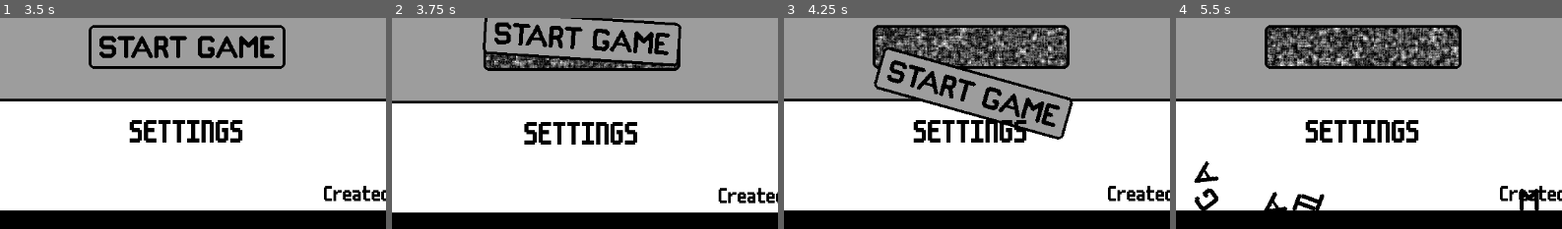
Above: before the commit, frames 1-4 (left to right).
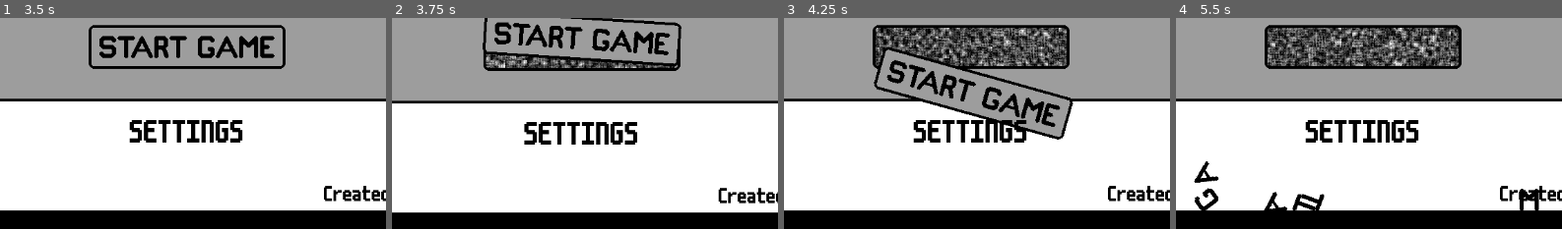
Above: after the commit, the same moments.

Repository: conor-wilson/secret-sapphire
Game: Godot game, scene res://scenes/main.tscn
Same seed, same stepped clock (60 frames per second), same inputs: the game is played once before the commit and once after it.
Inputs (mouse positions are % of the whole screen's width and height, from its top left):
- Up to frame 1 (3.5 s): tap Enter at 0.5 s; move the mouse to (49, 38) at 0.52 s; click (49, 38) at 0.6 s; click "SETTINGS" at 1.25 s; click "BACK" at 2 s; tap Space at 2.75 s; move the mouse to (49, 38) at 2.77 s; click (49, 38) at 2.85 s
- Up to frame 2 (3.75 s): tap Enter at 3.5 s; move the mouse to (49, 56) at 3.52 s; click (49, 56) at 3.6 s
- Up to frame 3 (4.25 s): no input
- Up to frame 4 (5.5 s): move the mouse to (6, 11) at 4.27 s; click (6, 11) at 4.35 s; move the mouse to (92, 11) at 5.02 s; click (92, 11) at 5.1 s
The pictures show only the part of the screen within x 25-75%, y 49-99%; the shares and areas given below are measured in that part.

Frame 1 is identical in both runs. In frame 2, 1.2% of the frame differs, in the area x 24-74%, y 17-24%; in frame 3, 5.1%; in frame 4, 5.9%, in the area x 23-74%, y 4-23%.

Commit message:
Added shrinking animation to hell bot

Diff:
--- a/let-me-play/scenes/help_bot.gd
+++ b/let-me-play/scenes/help_bot.gd
@@ -5,10 +5,13 @@
 const HELL_BOT_SHEET = preload("res://assets/art/HellBot-Sheet.png")
 
 var target:Marker2D
-@onready var blink_length:float = $Sprite2D/AnimationPlayer.get_animation("help_bot_idle").length
+@onready var blink_length:float = $AnimationPlayer.get_animation("help_bot_idle").length
 
 # Called when the node enters the scene tree for the first time.
 func _ready() -> void:
+
+	$IdleSprite.show()
+	$ShrinkingSprite.hide()
 
 	if target_markers.size() == 0:
 
@@ -32,20 +35,27 @@
 	var direction:Vector2 = (target.position - position).normalized()
 
 	position += direction * speed * delta
-#
-## TODO: This is purely for debugging. This function should be removed once it's
-## no-longer needed.
-#func _input(event: InputEvent) -> void:
-	#if event.is_action_pressed("debugbutton"):
-		#_animate_blink()
+
+# TODO: This is purely for debugging. This function should be removed once it's
+# no-longer needed.
+func _input(event: InputEvent) -> void:
+	if event.is_action_pressed("debugbutton"):
+		shrink()
 
 
 func _on_blink_timer_timeout() -> void:
-	$Sprite2D/AnimationPlayer.play("help_bot_idle")
+	$AnimationPlayer.play("help_bot_idle")
 	await get_tree().create_timer(blink_length).timeout
-	$Sprite2D/AnimationPlayer.play("RESET")
+	$AnimationPlayer.play("RESET")
 	$BlinkTimer.start(randf_range(0.0, 5.0))
 
 
 func become_evil():
-	$Sprite2D.texture = HELL_BOT_SHEET
+	$IdleSprite.show()
+	$IdleSprite.texture = HELL_BOT_SHEET
+
+func shrink():
+	$BlinkTimer.stop()
+	$IdleSprite.hide()
+	$ShrinkingSprite.show()
+	$AnimationPlayer.play("hell_bot_shrink")
--- a/let-me-play/scenes/help_bot.tscn
+++ b/let-me-play/scenes/help_bot.tscn
@@ -1,7 +1,11 @@
-[gd_scene load_steps=7 format=3 uid="uid://bcttde4rl6c7u"]
+[gd_scene load_steps=9 format=3 uid="uid://bcttde4rl6c7u"]
 
 [ext_resource type="Script" path="res://scenes/help_bot.gd" id="1_b6jo1"]
 [ext_resource type="Texture2D" uid="uid://1cwslcas3huc" path="res://assets/art/HelpBot-Sheet.png" id="1_nxjie"]
+[ext_resource type="Texture2D" uid="uid://o53y7lf7ihfd" path="res://assets/art/HellBot_Shrink-Sheet.png" id="3_2pc8o"]
+
+[sub_resource type="RectangleShape2D" id="RectangleShape2D_oh5jh"]
+size = Vector2(62, 62)
 
 [sub_resource type="Animation" id="Animation_yd1i7"]
 length = 0.001
@@ -12,6 +16,18 @@
 tracks/0/interp = 1
 tracks/0/loop_wrap = true
 tracks/0/keys = {
+"times": PackedFloat32Array(0),
+"transitions": PackedFloat32Array(1),
+"update": 1,
+"values": [0]
+}
+tracks/1/type = "value"
+tracks/1/imported = false
+tracks/1/enabled = true
+tracks/1/path = NodePath("../ShrinkingSprite:frame")
+tracks/1/interp = 1
+tracks/1/loop_wrap = true
+tracks/1/keys = {
 "times": PackedFloat32Array(0),
 "transitions": PackedFloat32Array(1),
 "update": 1,
@@ -35,14 +51,27 @@
 "values": [0, 0, 2, 3, 4, 5, 6, 7]
 }
 
+[sub_resource type="Animation" id="Animation_b6akb"]
+resource_name = "hell_bot_shrink"
+tracks/0/type = "value"
+tracks/0/imported = false
+tracks/0/enabled = true
+tracks/0/path = NodePath("../ShrinkingSprite:frame")
+tracks/0/interp = 1
+tracks/0/loop_wrap = true
+tracks/0/keys = {
+"times": PackedFloat32Array(0, 0.1, 0.2, 0.3, 0.4, 0.5, 0.6, 0.7, 0.8, 0.9),
+"transitions": PackedFloat32Array(1, 1, 1, 1, 1, 1, 1, 1, 1, 1),
+"update": 1,
+"values": [0, 1, 2, 3, 4, 5, 6, 7, 8, 9]
+}
+
 [sub_resource type="AnimationLibrary" id="AnimationLibrary_cgdud"]
 _data = {
 "RESET": SubResource("Animation_yd1i7"),
+"hell_bot_shrink": SubResource("Animation_b6akb"),
 "help_bot_idle": SubResource("Animation_pv5sx")
 }
-
-[sub_resource type="RectangleShape2D" id="RectangleShape2D_oh5jh"]
-size = Vector2(62, 62)
 
 [node name="HelpBot" type="Area2D"]
 collision_layer = 8
@@ -50,15 +79,15 @@
 script = ExtResource("1_b6jo1")
 metadata/_edit_group_ = true
 
-[node name="Sprite2D" type="Sprite2D" parent="."]
+[node name="IdleSprite" type="Sprite2D" parent="."]
 scale = Vector2(2, 2)
 texture = ExtResource("1_nxjie")
 hframes = 8
 
-[node name="AnimationPlayer" type="AnimationPlayer" parent="Sprite2D"]
-libraries = {
-"": SubResource("AnimationLibrary_cgdud")
-}
+[node name="ShrinkingSprite" type="Sprite2D" parent="."]
+scale = Vector2(2, 2)
+texture = ExtResource("3_2pc8o")
+hframes = 10
 
 [node name="CollisionShape2D" type="CollisionShape2D" parent="."]
 shape = SubResource("RectangleShape2D_oh5jh")
@@ -68,4 +97,10 @@
 one_shot = true
 autostart = true
 
+[node name="AnimationPlayer" type="AnimationPlayer" parent="."]
+root_node = NodePath("../IdleSprite")
+libraries = {
+"": SubResource("AnimationLibrary_cgdud")
+}
+
 [connection signal="timeout" from="BlinkTimer" to="." method="_on_blink_timer_timeout"]
--- a/let-me-play/scenes/secret_settings_menu.gd
+++ b/let-me-play/scenes/secret_settings_menu.gd
@@ -12,6 +12,8 @@
 	DialogueManager.new_dialogue_sequence($DialogueMarkers/CageDialogue.global_position, ["BLAH BLAH BLAH..."]) # TODO
 	await get_tree().create_timer(2.5).timeout
 	$HelpBot.become_evil()
+	await get_tree().create_timer(2.5).timeout
+	$HelpBot.shrink()
 
 func start_initial_dialogue():
 	DialogueManager.stop_all_dialogue()
Binary file added: let-me-play/assets/art/HellBot_Shrink-Sheet.png
Not shown, added: let-me-play/assets/art/HellBot_Shrink-Sheet.png.import
Not shown, changed: aseprite/HellBot.aseprite
Not shown, added: aseprite/HellBot_Shrink.aseprite
